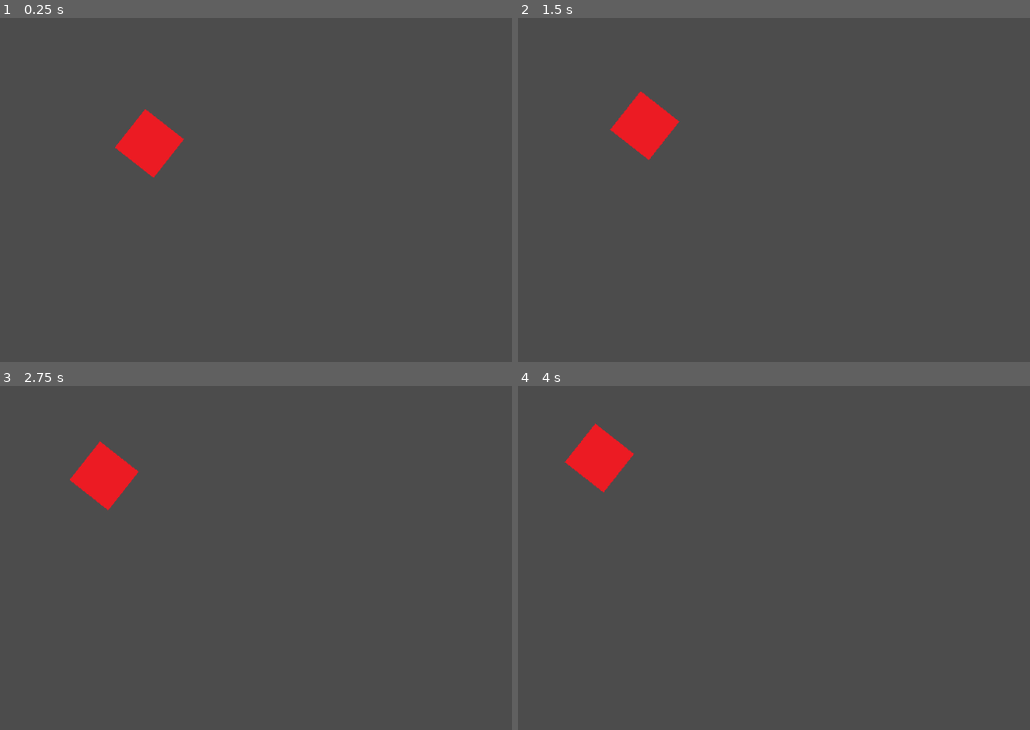
Above: before the commit, frames 1-4 (two rows, left to right).
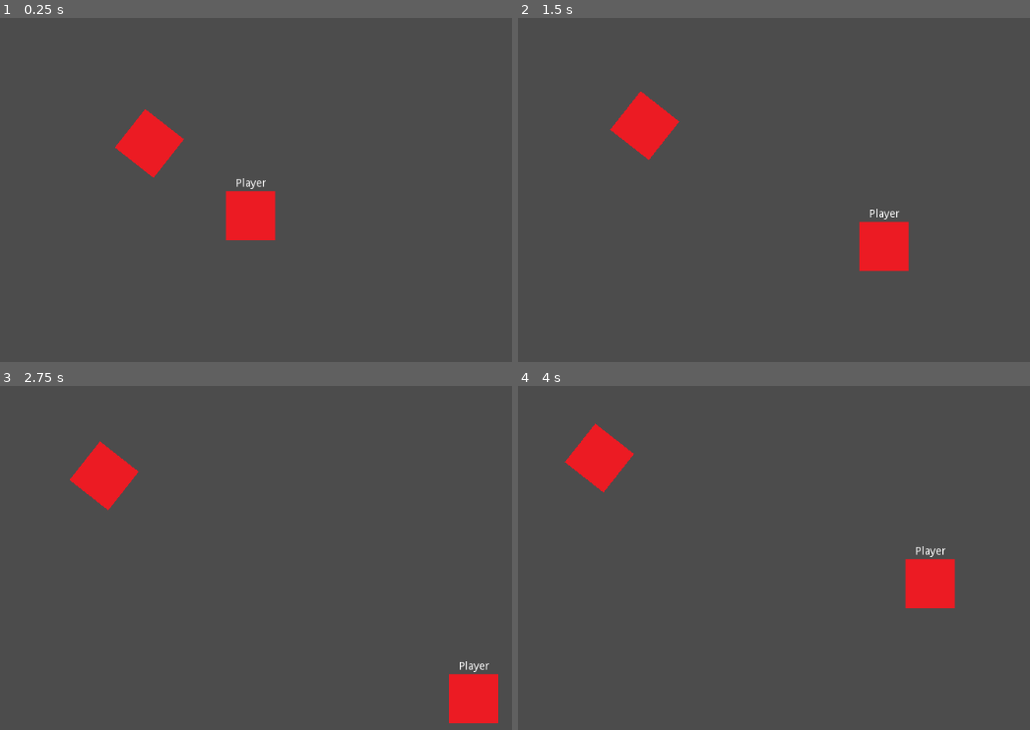
Above: after the commit, the same moments.

Repository: timmmmmb/wowiejam4.0
Game: Godot game, scene res://scenes/levels/TestLevel.tscn
Two runs of this game, one before a commit and one after it. Both use one fixed random seed, a clock stepped at 60 frames per second and the inputs below.
Inputs:
- Up to frame 1 (0.25 s): no input
- Up to frame 2 (1.5 s): hold D (right, bound only after the commit) 0.53-1.28 s; hold S (down, bound only after the commit) from 1.28 s (still down)
- Up to frame 3 (2.75 s): release S (down, bound only after the commit) at 2.03 s; hold D (right, bound only after the commit) from 2.03 s (still down)
- Up to frame 4 (4 s): release D (right, bound only after the commit) at 2.78 s; hold W (up, bound only after the commit) 2.78-3.53 s; hold A (left, bound only after the commit) from 3.53 s (still down)

The runs differ from the first frame. In frame 1, 1.5% of the frame differs, in the area x 44-54%, y 46-65%; in frame 2, 1.5%, in the area x 66-77%, y 55-74%; in frame 3, 1.5%; in frame 4, 1.5%.

Commit message:
added player

Diff:
--- a/project.godot
+++ b/project.godot
@@ -40,6 +40,41 @@
 
 singletons=[  ]
 
+[input]
+
+left={
+"deadzone": 0.5,
+"events": [ Object(InputEventKey,"resource_local_to_scene":false,"resource_name":"","device":0,"alt":false,"shift":false,"control":false,"meta":false,"command":false,"pressed":false,"scancode":65,"unicode":0,"echo":false,"script":null)
+, Object(InputEventKey,"resource_local_to_scene":false,"resource_name":"","device":0,"alt":false,"shift":false,"control":false,"meta":false,"command":false,"pressed":false,"scancode":16777231,"unicode":0,"echo":false,"script":null)
+, Object(InputEventJoypadButton,"resource_local_to_scene":false,"resource_name":"","device":0,"button_index":14,"pressure":0.0,"pressed":false,"script":null)
+, Object(InputEventJoypadMotion,"resource_local_to_scene":false,"resource_name":"","device":0,"axis":0,"axis_value":-1.0,"script":null)
+ ]
+}
+right={
+"deadzone": 0.5,
+"events": [ Object(InputEventKey,"resource_local_to_scene":false,"resource_name":"","device":0,"alt":false,"shift":false,"control":false,"meta":false,"command":false,"pressed":false,"scancode":68,"unicode":0,"echo":false,"script":null)
+, Object(InputEventKey,"resource_local_to_scene":false,"resource_name":"","device":0,"alt":false,"shift":false,"control":false,"meta":false,"command":false,"pressed":false,"scancode":16777233,"unicode":0,"echo":false,"script":null)
+, Object(InputEventJoypadButton,"resource_local_to_scene":false,"resource_name":"","device":0,"button_index":15,"pressure":0.0,"pressed":false,"script":null)
+, Object(InputEventJoypadMotion,"resource_local_to_scene":false,"resource_name":"","device":0,"axis":0,"axis_value":1.0,"script":null)
+ ]
+}
+up={
+"deadzone": 0.5,
+"events": [ Object(InputEventKey,"resource_local_to_scene":false,"resource_name":"","device":0,"alt":false,"shift":false,"control":false,"meta":false,"command":false,"pressed":false,"scancode":87,"unicode":0,"echo":false,"script":null)
+, Object(InputEventKey,"resource_local_to_scene":false,"resource_name":"","device":0,"alt":false,"shift":false,"control":false,"meta":false,"command":false,"pressed":false,"scancode":16777232,"unicode":0,"echo":false,"script":null)
+, Object(InputEventJoypadButton,"resource_local_to_scene":false,"resource_name":"","device":0,"button_index":12,"pressure":0.0,"pressed":false,"script":null)
+, Object(InputEventJoypadMotion,"resource_local_to_scene":false,"resource_name":"","device":0,"axis":1,"axis_value":-1.0,"script":null)
+ ]
+}
+down={
+"deadzone": 0.5,
+"events": [ Object(InputEventKey,"resource_local_to_scene":false,"resource_name":"","device":0,"alt":false,"shift":false,"control":false,"meta":false,"command":false,"pressed":false,"scancode":83,"unicode":0,"echo":false,"script":null)
+, Object(InputEventKey,"resource_local_to_scene":false,"resource_name":"","device":0,"alt":false,"shift":false,"control":false,"meta":false,"command":false,"pressed":false,"scancode":16777234,"unicode":0,"echo":false,"script":null)
+, Object(InputEventJoypadButton,"resource_local_to_scene":false,"resource_name":"","device":0,"button_index":13,"pressure":0.0,"pressed":false,"script":null)
+, Object(InputEventJoypadMotion,"resource_local_to_scene":false,"resource_name":"","device":0,"axis":1,"axis_value":1.0,"script":null)
+ ]
+}
+
 [rendering]
 
 environment/default_environment="res://default_env.tres"
--- a/scenes/Entity.gd
+++ /dev/null
@@ -1,17 +0,0 @@
-extends Node2D
-
-export var maxHealth: int = 10
-var health: int = maxHealth
-export var maxShield: int = 0
-export var shield: int = maxShield
-signal died
-
-
-func takeDamage(damage) -> void:
-	if shield >= damage:
-		shield -= damage
-	elif shield + health > damage:
-		health -= damage-shield
-		shield = 0
-	else:
-		emit_signal("died")
--- a/scenes/Entity.tscn
+++ /dev/null
@@ -1,24 +0,0 @@
-[gd_scene load_steps=4 format=2]
-
-[ext_resource path="res://scenes/Entity.gd" type="Script" id=1]
-
-[sub_resource type="SpriteFrames" id=1]
-animations = [ {
-"frames": [  ],
-"loop": true,
-"name": "default",
-"speed": 5.0
-} ]
-
-[sub_resource type="CapsuleShape2D" id=2]
-
-[node name="Entity" type="Node2D"]
-script = ExtResource( 1 )
-
-[node name="Character Model" type="AnimatedSprite" parent="."]
-frames = SubResource( 1 )
-
-[node name="Collision" type="KinematicBody2D" parent="."]
-
-[node name="HitBox" type="CollisionShape2D" parent="Collision"]
-shape = SubResource( 2 )
--- /dev/null
+++ b/scenes/entities/Player.gd
@@ -0,0 +1,22 @@
+extends Entity
+
+func _physics_process(_delta: float) -> void:
+	var left = Input.is_action_pressed("left")
+	var right = Input.is_action_pressed("right")
+	var up = Input.is_action_pressed("up")
+	var down = Input.is_action_pressed("down")
+
+	var direction = Vector2(0, 0)
+
+	if left:
+		direction.x -= 1
+	if right:
+		direction.x += 1
+	if up:
+		direction.y -= 1
+	if down:
+		direction.y += 1
+
+	var velocity = direction.normalized() * speed
+
+	.move_and_collide(velocity * _delta)
--- /dev/null
+++ b/scenes/entities/Player.tscn
@@ -0,0 +1,17 @@
+[gd_scene load_steps=3 format=2]
+
+[ext_resource path="res://scenes/entities/Player.gd" type="Script" id=1]
+[ext_resource path="res://scenes/entities/Entity.tscn" type="PackedScene" id=2]
+
+[node name="Player" instance=ExtResource( 2 )]
+script = ExtResource( 1 )
+
+[node name="Label" type="Label" parent="." index="0"]
+margin_left = -19.3494
+margin_top = -49.0791
+margin_right = 20.6506
+margin_bottom = -35.0791
+text = "Player"
+__meta__ = {
+"_edit_use_anchors_": false
+}
--- /dev/null
+++ b/scenes/levels/Level.tscn
@@ -0,0 +1,11 @@
+[gd_scene load_steps=2 format=2]
+
+[ext_resource path="res://scenes/entities/Player.tscn" type="PackedScene" id=1]
+
+[node name="Level" type="Node2D"]
+
+[node name="Player" parent="." instance=ExtResource( 1 )]
+position = Vector2( -0.216064, -6.06775 )
+
+[node name="Camera2D" type="Camera2D" parent="."]
+current = true
--- a/scenes/levels/TestLevel.tscn
+++ b/scenes/levels/TestLevel.tscn
@@ -1,6 +1,7 @@
-[gd_scene load_steps=3 format=2]
+[gd_scene load_steps=4 format=2]
 
 [ext_resource path="res://scenes/entities/PistolBot.tscn" type="PackedScene" id=1]
+[ext_resource path="res://scenes/entities/Player.tscn" type="PackedScene" id=2]
 
 [sub_resource type="Curve2D" id=1]
 _data = {
@@ -15,3 +16,7 @@
 
 [node name="Path2D" type="Path2D" parent="."]
 curve = SubResource( 1 )
+
+[node name="Player" parent="." instance=ExtResource( 2 )]
+position = Vector2( 624, 408 )
+speed = 200
Not shown, changed: assets/AI State Machine.drawio.png.import
Not shown, changed: assets/EnemyPlaceholder.png.import
Not shown, changed: icon.png.import
